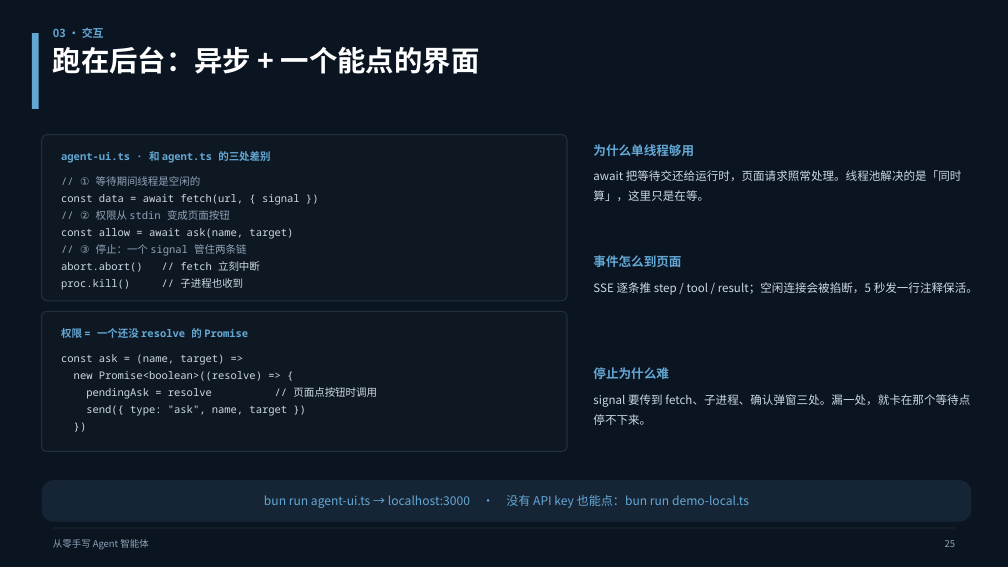
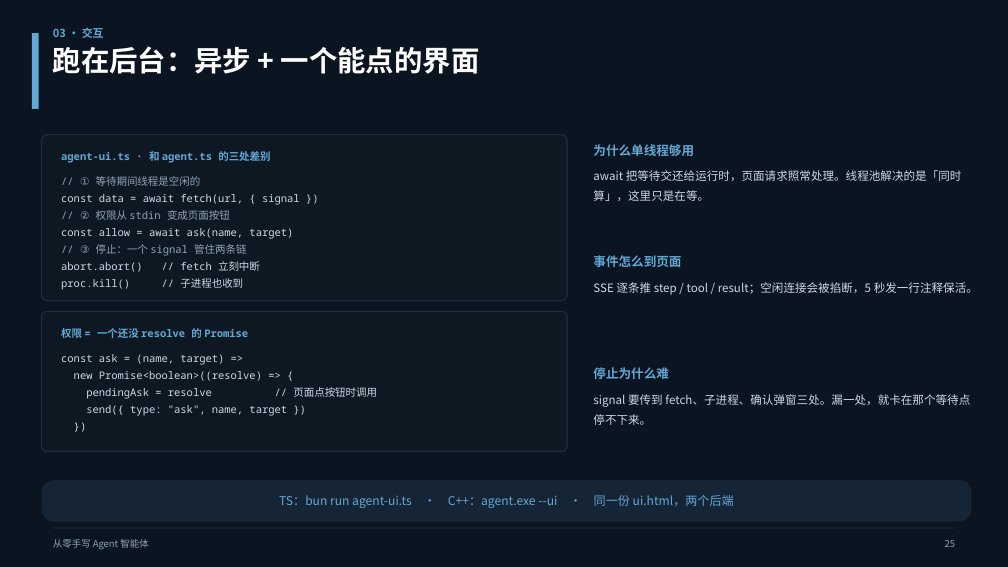
Before and after one commit to reboot87/opencode, a slide deck: slide 25 of courseware/from-zero-agent/from-zero-agent.pptx. Drawn at 1008x567 pixels with LibreOffice and Linux fonts; fonts in the diff are those of the drawing. Boxes give left, top, right and bottom in pixels: in the first picture for what was removed or moved away, otherwise in the second. Text is boxed around its words. In the diff, an @@ line names an element or a change of style, - is before the commit and + after.

```diff
--- a/courseware/from-zero-agent/from-zero-agent.pptx
+++ b/courseware/from-zero-agent/from-zero-agent.pptx
@@ text at (x1=279, y1=495, x2=734, y2=508): text changed @@
-bun run agent-ui.ts → localhost:3000 · 没有 API key 也能点：bun run demo-local.ts
+TS：bun run agent-ui.ts · C++：agent.exe --ui · 同一份 ui.html，两个后端
```
Also in this commit, not shown: 5 other files.
